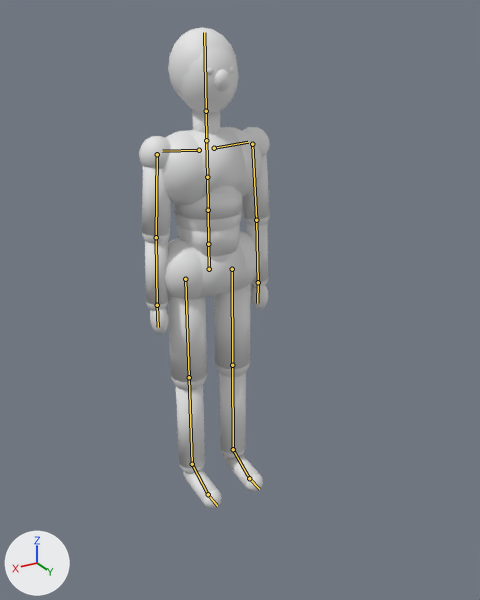
An edit to the Blender file previs/rig/mannequin.blend, drawn before and after from the same camera.
Before and after are seen from a camera (50 mm lens) standing at (1.117, 2.087, 1.837) and looking at (0.0, 0.225, 0.906). Lighting does not change. The marker at lower left points along +X, +Y and +Z. The first picture is the older version. The bones that bend it are drawn over the model as lines.

Objects in the first picture: 'MannequinMesh'.
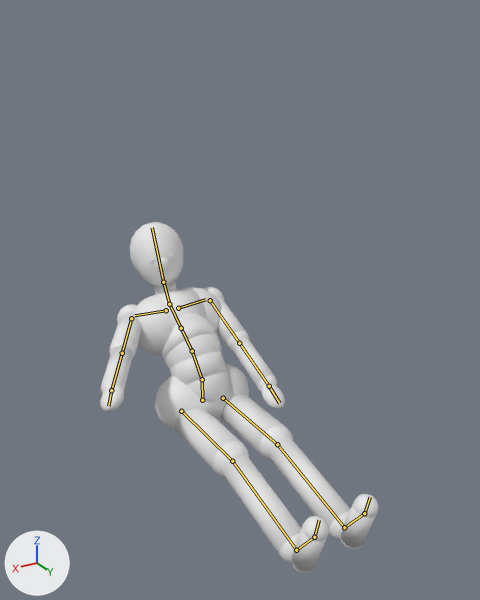
The newer file adds an action. The first version stands in its rest pose; the second is drawn at frame 1 of the action 'sitgrab'.

Where the change shows, as pixel boxes (x1, y1, x2, y2) in the pictures (480 x 600 px):
'MannequinMesh', posed (112% wider, 27% shorter): before (139, 27, 270, 508); after (100, 222, 379, 573)
bone 'Hips', root to tip: before (209, 269) to (208, 244); after (202, 400) to (202, 379)
bone 'Spine', root to tip: before (208, 244) to (208, 210); after (202, 379) to (192, 351)
bone 'Spine1', root to tip: before (208, 210) to (207, 177); after (192, 351) to (181, 328)
bone 'Neck', root to tip: before (206, 140) to (206, 111); after (169, 304) to (163, 282)
bone 'Head', root to tip: before (206, 111) to (204, 32); after (163, 282) to (152, 227)
bone 'LeftArm', root to tip: before (252, 144) to (256, 220); after (210, 300) to (239, 343)
bone 'LeftForeArm', root to tip: before (256, 220) to (258, 282); after (239, 343) to (269, 386)
bone 'RightArm', root to tip: before (157, 154) to (156, 237); after (131, 318) to (122, 353)
bone 'RightForeArm', root to tip: before (156, 237) to (157, 305); after (122, 353) to (111, 390)
bone 'LeftUpLeg', root to tip: before (232, 269) to (232, 365); after (223, 398) to (277, 444)
bone 'LeftLeg', root to tip: before (232, 365) to (233, 449); after (277, 444) to (344, 527)
bone 'RightUpLeg', root to tip: before (185, 279) to (189, 377); after (181, 411) to (232, 461)
bone 'RightLeg', root to tip: before (189, 377) to (192, 464); after (232, 461) to (296, 550)

What changed in the scene script:
```text
Change bone_hips:
    where bone_hips = bpy.data.objects['MannequinRig'].pose.bones['Hips']
    bone_hips.location: (0.0, 0.0, 0.0) -> (0.0, -0.62, 0.08)
Change bone_spine:
    where bone_spine = bpy.data.objects['MannequinRig'].pose.bones['Spine']  # child of 'Hips'
    bone_spine.rotation_quaternion: (1.0, 0.0, 0.0, 0.0) -> (0.934, 0.358, 0.0, 0.0)  # degrees (0, 0, 0) -> degrees (42, 0, 0)
Change bone_spine1:
    where bone_spine1 = bpy.data.objects['MannequinRig'].pose.bones['Spine1']  # child of 'Spine'
    bone_spine1.rotation_quaternion: (1.0, 0.0, 0.0, 0.0) -> (0.993, 0.122, 0.0, 0.0)  # degrees (0, 0, 0) -> degrees (14, 0, 0)
Change bone_neck:
    where bone_neck = bpy.data.objects['MannequinRig'].pose.bones['Neck']  # child of 'Spine2'
    bone_neck.rotation_quaternion: (1.0, 0.0, 0.0, 0.0) -> (0.978, -0.208, 0.0, 0.0)  # degrees (0, 0, 0) -> degrees (-24, 0, 0)
Change bone_head:
    where bone_head = bpy.data.objects['MannequinRig'].pose.bones['Head']  # child of 'Neck'
    bone_head.rotation_quaternion: (1.0, 0.0, 0.0, 0.0) -> (0.966, -0.223, -0.127, -0.029)  # degrees (0, 0, 0) -> degrees (-26, -15, 0)
Change bone_leftarm:
    where bone_leftarm = bpy.data.objects['MannequinRig'].pose.bones['LeftArm']  # child of 'LeftShoulder'
    bone_leftarm.rotation_quaternion: (1.0, 0.0, 0.0, 0.0) -> (0.801, 0.144, 0.58, 0.026)  # degrees (0, 0, 0) -> degrees (43, 67, 33)
Change bone_leftforearm:
    where bone_leftforearm = bpy.data.objects['MannequinRig'].pose.bones['LeftForeArm']  # child of 'LeftArm'
    bone_leftforearm.rotation_quaternion: (1.0, 0.0, 0.0, 0.0) -> (1.0, 0.001, 0.0, 0.013)  # degrees (0, 0, 0) -> degrees (0, 0, 2)
Change bone_rightarm:
    where bone_rightarm = bpy.data.objects['MannequinRig'].pose.bones['RightArm']  # child of 'RightShoulder'
    bone_rightarm.rotation_quaternion: (1.0, 0.0, 0.0, 0.0) -> (0.861, 0.145, -0.382, -0.304)  # degrees (0, 0, 0) -> degrees (36, -35, -50)
Change bone_rightforearm:
    where bone_rightforearm = bpy.data.objects['MannequinRig'].pose.bones['RightForeArm']  # child of 'RightArm'
    bone_rightforearm.rotation_quaternion: (1.0, 0.0, 0.0, 0.0) -> (1.0, 0.001, 0.0, -0.013)  # degrees (0, 0, 0) -> degrees (0, 0, -2)
Change bone_leftupleg:
    where bone_leftupleg = bpy.data.objects['MannequinRig'].pose.bones['LeftUpLeg']  # child of 'Hips'
    bone_leftupleg.rotation_quaternion: (1.0, 0.0, 0.0, 0.0) -> (0.695, 0.719, 0.0, 0.0)  # degrees (0, 0, 0) -> degrees (92, 0, 0)
Change bone_leftleg:
    where bone_leftleg = bpy.data.objects['MannequinRig'].pose.bones['LeftLeg']  # child of 'LeftUpLeg'
    bone_leftleg.rotation_quaternion: (1.0, 0.0, 0.0, 0.0) -> (0.993, -0.122, 0.0, 0.0)  # degrees (0, 0, 0) -> degrees (-14, 0, 0)
Change bone_rightupleg:
    where bone_rightupleg = bpy.data.objects['MannequinRig'].pose.bones['RightUpLeg']  # child of 'Hips'
    bone_rightupleg.rotation_quaternion: (1.0, 0.0, 0.0, 0.0) -> (0.695, 0.719, 0.0, 0.0)  # degrees (0, 0, 0) -> degrees (92, 0, 0)
Change bone_rightleg:
    where bone_rightleg = bpy.data.objects['MannequinRig'].pose.bones['RightLeg']  # child of 'RightUpLeg'
    bone_rightleg.rotation_quaternion: (1.0, 0.0, 0.0, 0.0) -> (0.993, -0.122, 0.0, 0.0)  # degrees (0, 0, 0) -> degrees (-14, 0, 0)
```
